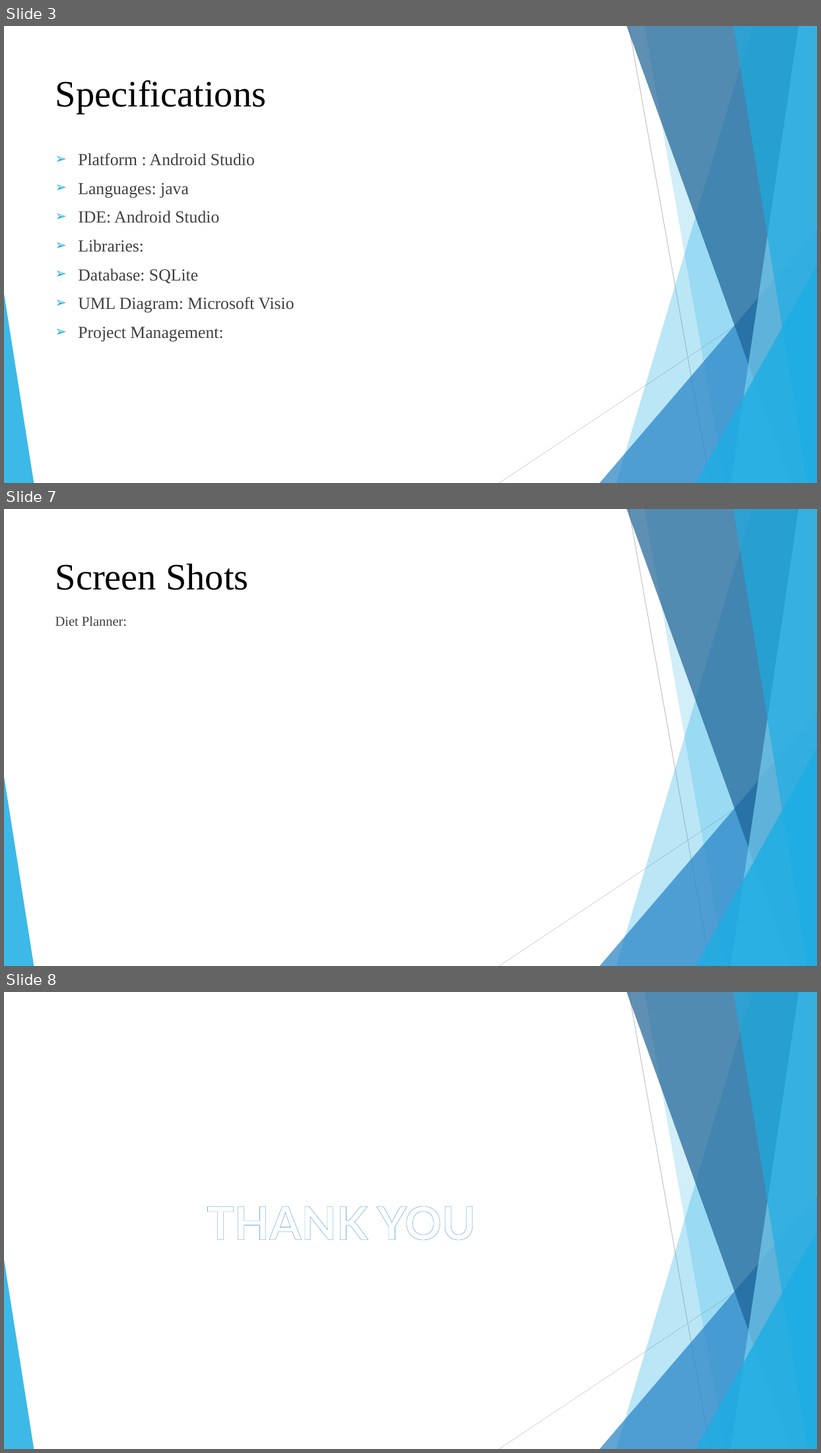
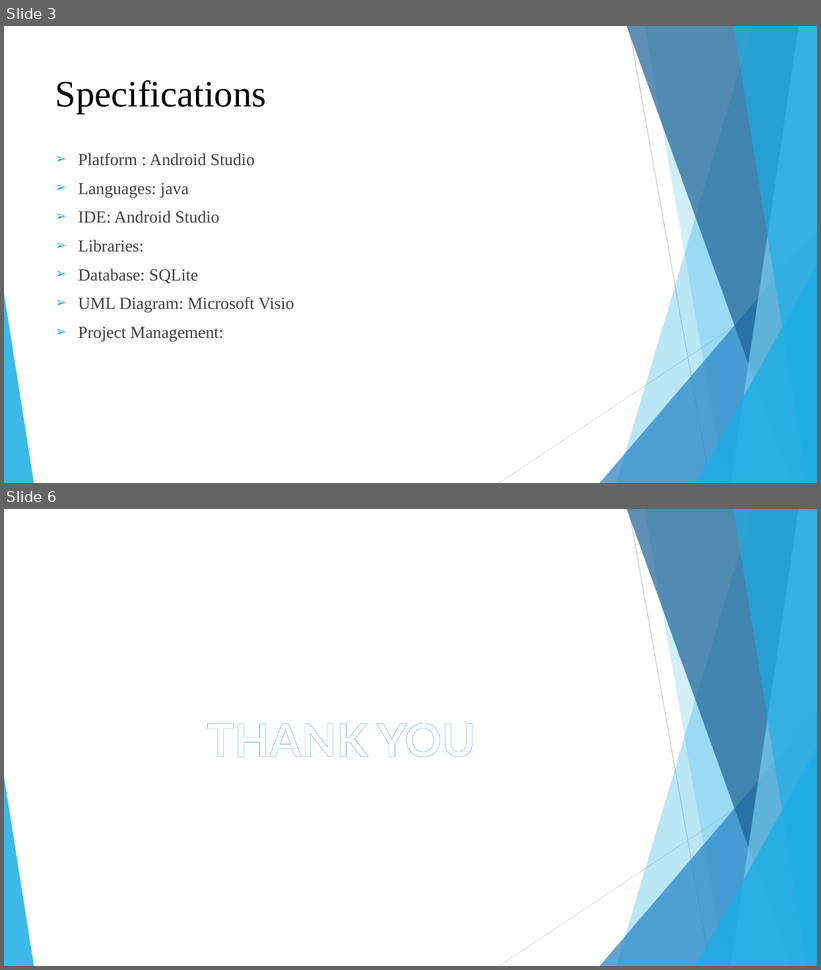
Before and after one commit to SCE-UMKC/ASESP16_RestaurantFinder_13, a slide deck: Project PPT/Restaurant Finder & Diet Planner.pptx. Shown one above the other, each under a label of ours: slides 3, 7 and 8 before the commit, slides 3 and 6 after it; the slides between them are not shown. The pictures are 821x1453 and 821x970 pixels, drawn with LibreOffice and Linux fonts; fonts in the diff are those of the drawing. Boxes give left, top, right and bottom in pixels: in the first picture for what was removed or moved away, otherwise in the second. Text is boxed around its words. In the diff, an @@ line names an element or a change of style, - is before the commit and + after.

```diff
--- a/Project PPT/Restaurant Finder & Diet Planner.pptx
+++ b/Project PPT/Restaurant Finder & Diet Planner.pptx
@@ slide 7 removed at (4, 509, 817, 966), background #FFFFFF; not listed: 10 template elements that a slide beside it also shows @@
@@ title removed at (55, 563, 248, 590) @@
-Screen Shots
@@ text removed at (55, 616, 127, 626) @@
-Diet Planner:
@@ what was slide 8 is now slide 6 @@
```
Also in this commit, not shown: 3 slides changed, 1 other slide removed.
